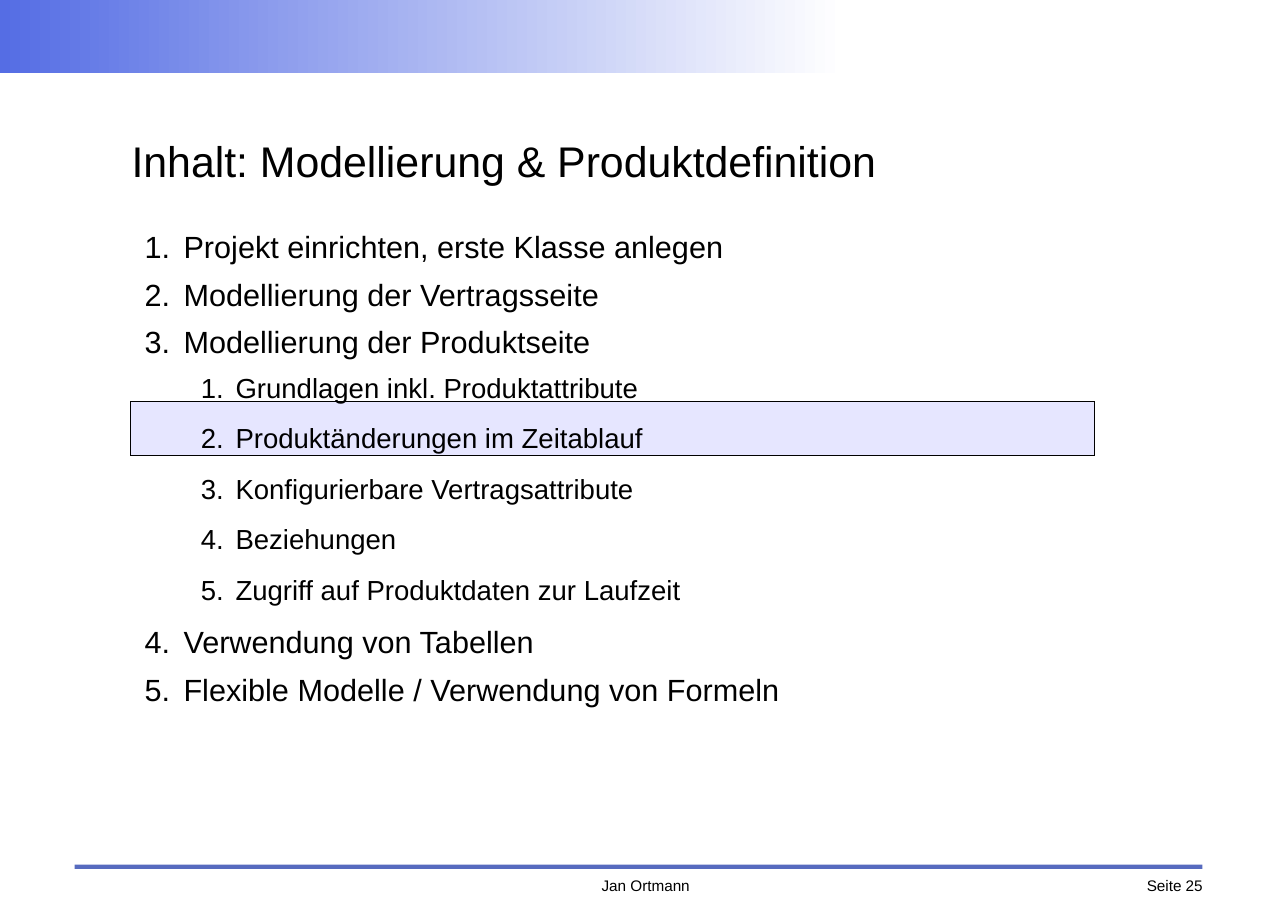
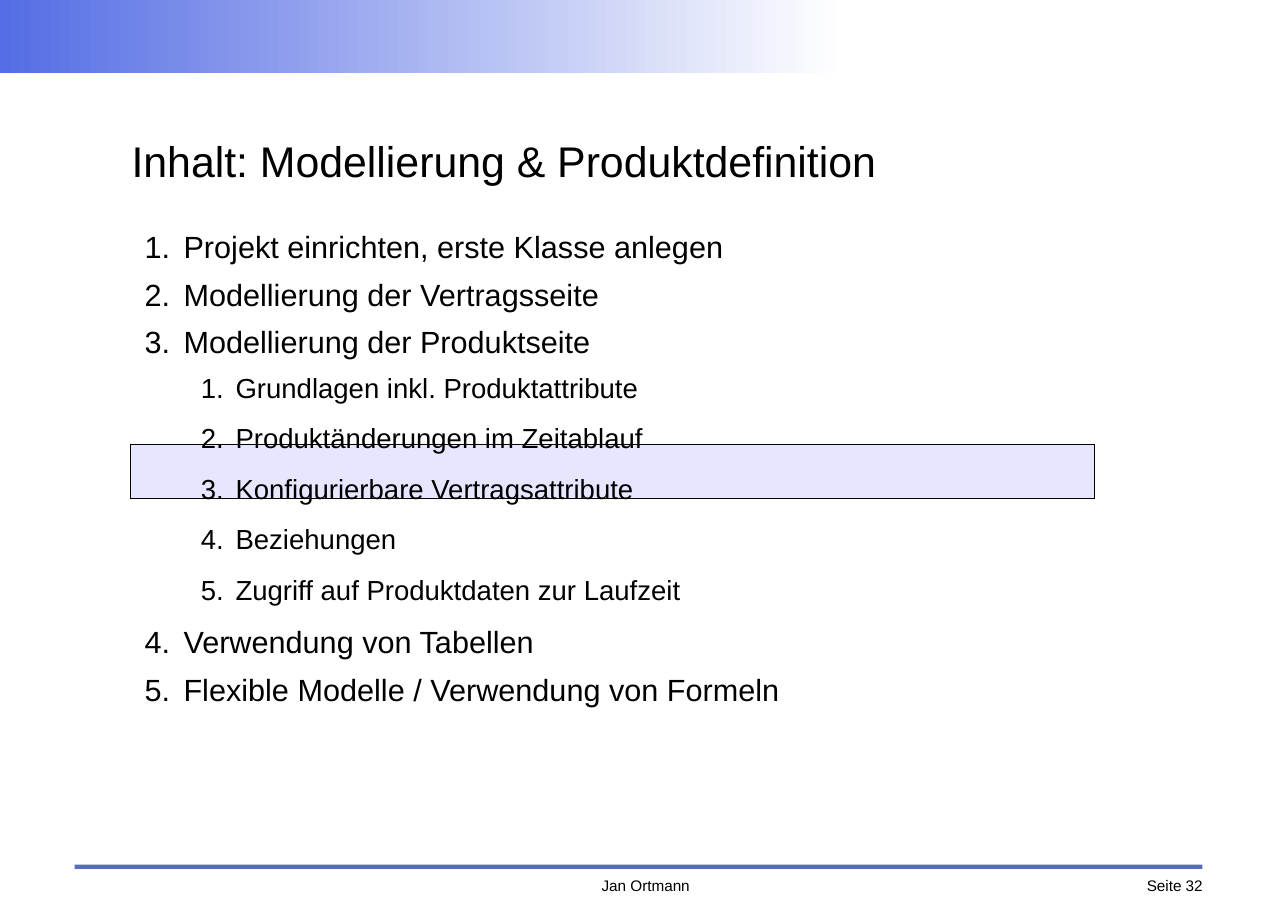
Before and after one commit to faktorips/faktorips.base, a slide deck: slide 32 of org.faktorips.doc/schulung/anwendungsentwicklung/FaktorIPS-Schulung.odp (slide 25 before the commit). Drawn at 1288x911 pixels with LibreOffice and Linux fonts; fonts in the diff are those of the drawing; background and template pictures are left out. Boxes give left, top, right and bottom in pixels: in the first picture for what was removed or moved away, otherwise in the second. Text is boxed around its words. In the diff, an @@ line names an element or a change of style, - is before the commit and + after.

```diff
--- a/org.faktorips.doc/schulung/anwendungsentwicklung/FaktorIPS-Schulung.odp
+++ b/org.faktorips.doc/schulung/anwendungsentwicklung/FaktorIPS-Schulung.odp
@@ rectangle: place and size @@
-rectangle at bbox=[130, 401, 1095, 455]
+rectangle at bbox=[130, 445, 1095, 499]
@@ page number at bbox=[1147, 880, 1203, 891]: text changed @@
-Seite 25
+Seite 32
```
Also in this commit, not shown: 13 other slides changed, 13 slides added, 5 slides removed, 18 other files.
